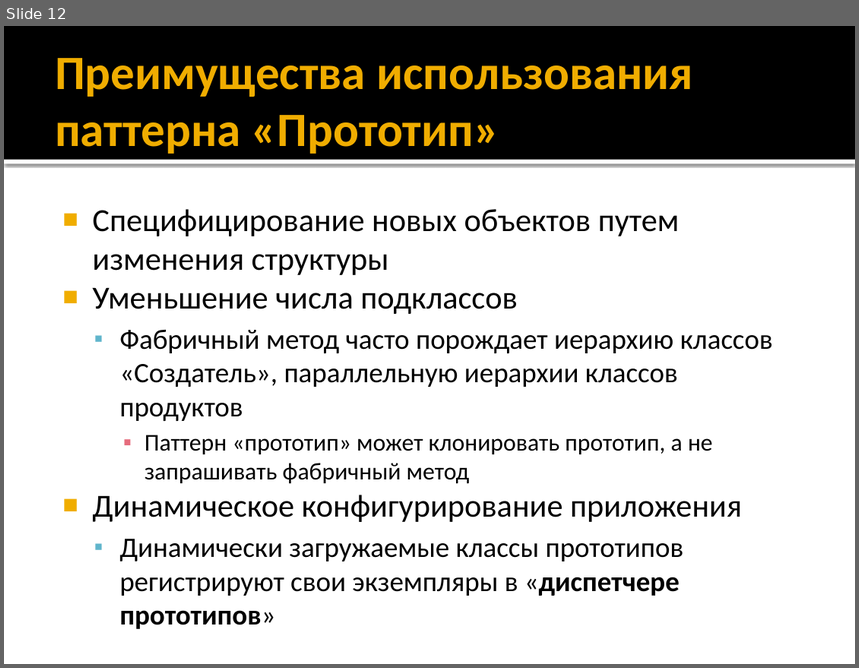
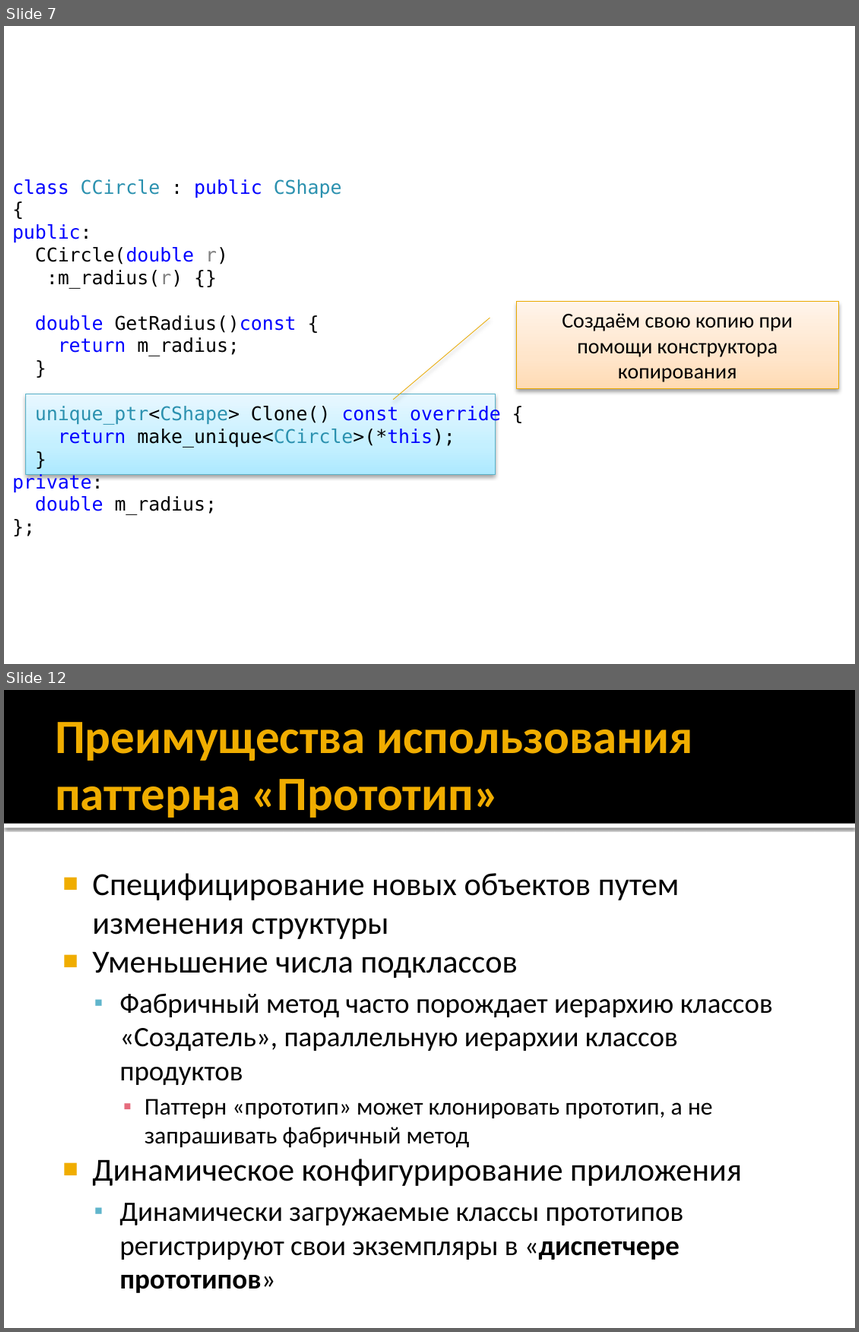
Before and after one commit to iv-sergius/ood, a slide deck: lectures/14.prototype/prototype.pptx. Shown one above the other, each under a label of ours: slide 12 before the commit, slides 7 and 12 after it; the slides between them are not shown. The pictures are 859x668 and 859x1332 pixels, drawn with LibreOffice and Linux fonts; fonts in the diff are those of the drawing. Boxes give left, top, right and bottom in pixels: in the first picture for what was removed or moved away, otherwise in the second. Text is boxed around its words. In the diff, an @@ line names an element or a change of style, - is before the commit and + after.

```diff
--- a/lectures/14.prototype/prototype.pptx
+++ b/lectures/14.prototype/prototype.pptx
@@ slide 7 added at (4, 26, 855, 664), background #FFFFFF @@
@@ text added at (12, 180, 501, 515), 16 pt, text #000000 @@
+class CCircle : public CShape
+{
+public:
+CCircle(double r)
+:m_radius(r) {}
+double GetRadius()const {
+return m_radius;
+}
+unique_ptr<CShape> Clone() const override {
+return make_unique<CCircle>(*this);
+}
+private:
+double m_radius;
+};
@@ border callout added at (516, 302, 838, 389), fill gradient #FFDBB5 to #FFE5CB to #FFF5EB, outline #EBA900 0.5 pt, 18 pt, text #000000 @@
+Создаём свою копию при помощи конструктора копирования
@@ rectangle added at (26, 394, 495, 474), fill gradient #ADE9FF to #C5EFFF to #E9F9FF, outline #5BB3CA 0.5 pt @@
```
Also in this commit, not shown: 5 slides changed, 1 slide removed, 2 other files.
